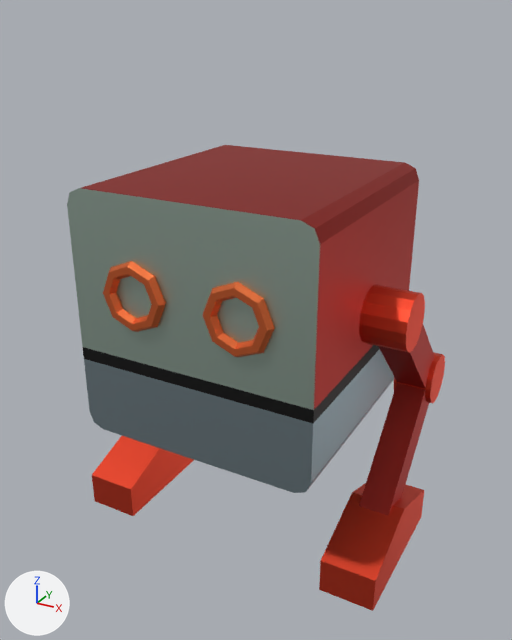
The FBX model Modelos3D/Robot extractor abandonado mejorado.fbx: old version first, new version second.
Camera for both pictures: a 50 mm camera at (2.63, -4.77, 2.17) aimed at (0.02, -0.01, -0.21). Arrows for +X, +Y and +Z are at lower left; the lights stay in place.
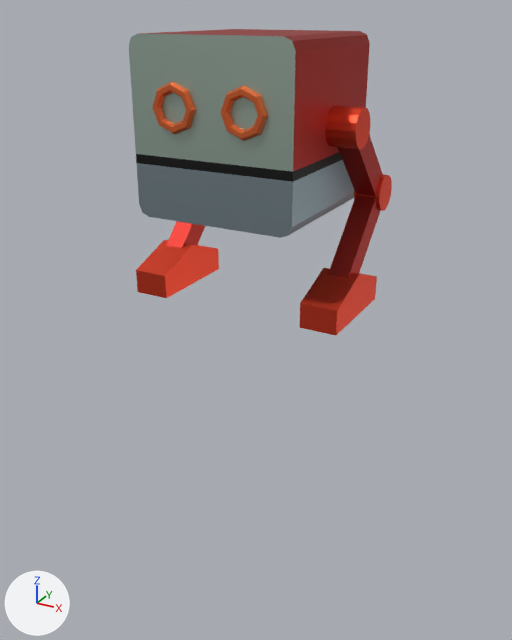
The change in detail:
me_cube_004 is used by ob_cube; location (0.0, 0.0, 0.0).
me_cube_004 had 32 vertices, 22 faces and spanned x -1.0..1.0, y -1.0..1.0, z -1.0..1.0.
me_cube_004 now has 312 vertices, 234 faces and spans x -1.41..1.41, y -1.06..1.15, z -2.18..1.0.
me_cube_004 part 1: a new loose piece, a 16-sided cylinder along x spanning x 0.91..1.36, y -0.22..0.22, z -0.18..0.27, in mat_metalico (picture img_paleta_png).
me_cube_004 part 2: a new loose piece, a 16-sided cylinder along x spanning x 1.02..1.36, y 0.7..1.15, z -1.09..-0.64, in mat_metalico (picture img_paleta_png).
me_cube_004 part 3: a new loose piece of 48 vertices spanning x 0.16..0.71, y -1.06..-0.97, z -0.02..0.53, in mat_metalico (picture img_paleta_png).
me_cube_004 part 4: a new loose piece of 48 vertices spanning x -0.71..-0.16, y -1.06..-0.97, z -0.02..0.53, in mat_metalico (picture img_paleta_png).
Part 5, on me_cube_004:
28 vertices are added at x -1.41..1.05, y -0.64..1.02, z -2.18..0.19.
16 new vertices lie (0.26, 0.0, 0.0) away from vertices in x -1.31..1.05, y -0.14..1.02, z -1.92..0.19.
12 new vertices lie (0.46, 0.0, 0.0) away from vertices in x -1.41..0.95, y -0.64..0.65, z -2.18..-1.64.
44 new faces join them.
Object 'Cylinder' (ob_cylinder) is deleted.
Object 'Cube' (ob_cube) moves from (0.0, 0.0, 0.0) to (0.0, 0.0, 1.379).
Object 'Cube' (ob_cube) is rescaled from (1.0, 1.0, 1.0) to (0.633, 0.633, 0.633).

Where the change shows, as pixel boxes [x1, y1, x2, y2] in the pictures (512 x 640 px):
'Cube', reshaped, moved, rescaled (25% narrower, 12% shorter)
    before: [67, 145, 419, 493]
    after: [129, 29, 392, 335]
'Cylinder', deleted (red)
    before: [92, 261, 445, 611]
part 1 of me_cube_004, added (red)
    after: [325, 105, 370, 149]
part 2 of me_cube_004, added (red)
    after: [354, 174, 392, 211]
part 3 of me_cube_004, added (brown)
    after: [220, 85, 267, 141]
part 4 of me_cube_004, added (brown)
    after: [152, 81, 195, 134]
part 5 of me_cube_004, added (red)
    after: [136, 134, 383, 335]
